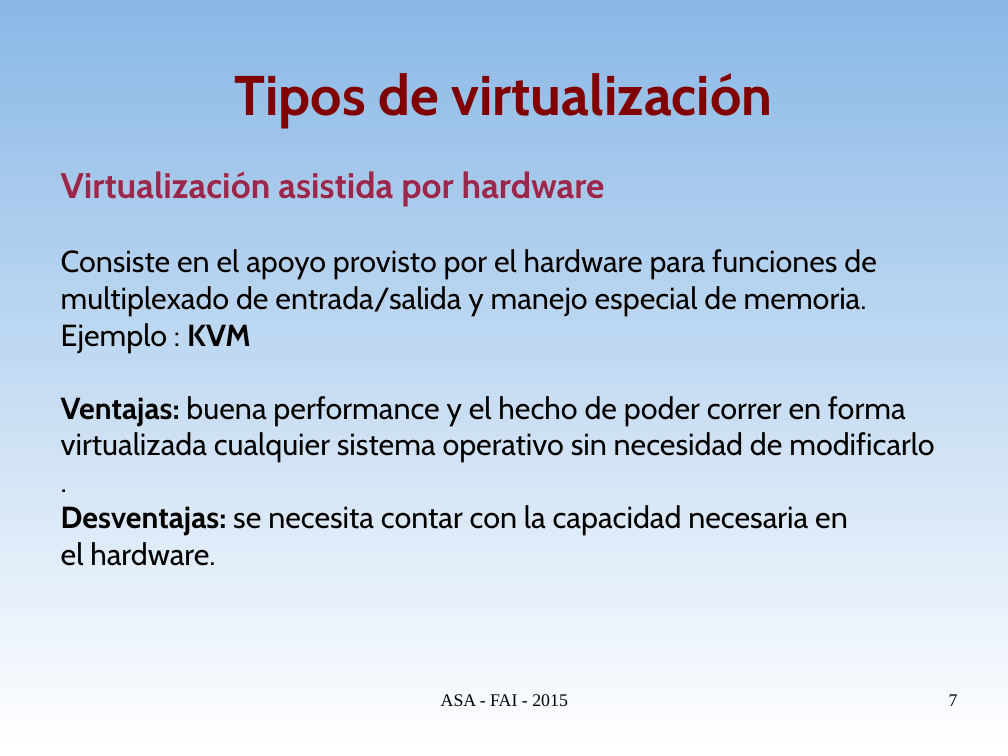
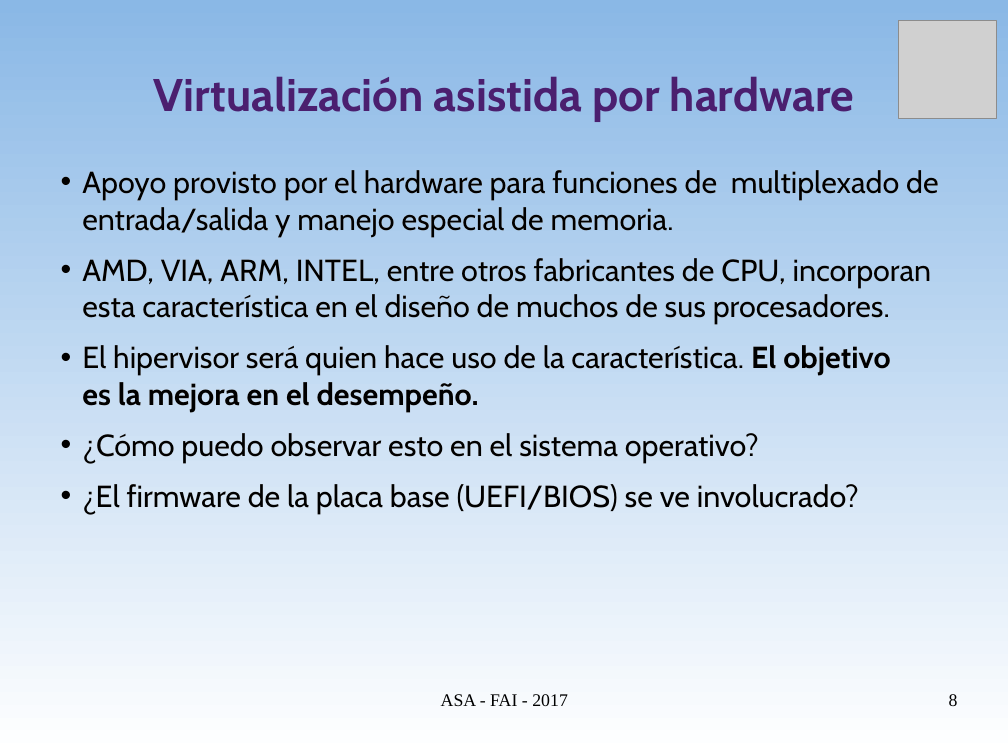
Before and after one commit to niniadcobre/asa, a slide deck: slide 8 of clases/ASA-virt.odp (slide 7 before the commit). Drawn at 1008x756 pixels with LibreOffice and Linux fonts; fonts in the diff are those of the drawing; grey boxes stand for pictures. Boxes give left, top, right and bottom in pixels: in the first picture for what was removed or moved away, otherwise in the second. Text is boxed around its words. In the diff, an @@ line names an element or a change of style, - is before the commit and + after.

Commit message:
Virtualización

```diff
--- a/clases/ASA-virt.odp
+++ b/clases/ASA-virt.odp
@@ picture added at [899,20,998,119] @@
@@ title at [154,76,854,122]: text changed; size 44 to 36 pt; text colour #800000 to #4B1F6F @@
-Tipos de virtualización
+Virtualización asistida por hardware
@@ text at [82,170,939,514]: text changed @@
-Virtualización asistida por hardware
-Consiste en el apoyo provisto por el hardware para funciones de
-multiplexado de entrada/salida y manejo especial de memoria.
-Ejemplo : KVM
-Ventajas: buena performance y el hecho de poder correr en forma
-virtualizada cualquier sistema operativo sin necesidad de modificarlo
-.
-Desventajas: se necesita contar con la capacidad necesaria en
-el hardware.
+• Apoyo provisto por el hardware para funciones de multiplexado de
+  entrada/salida y manejo especial de memoria.
+• AMD, VIA, ARM, INTEL, entre otros fabricantes de CPU, incorporan
+  esta característica en el diseño de muchos de sus procesadores.
+• El hipervisor será quien hace uso de la característica. El objetivo
+  es la mejora en el desempeño.
+• ¿Cómo puedo observar esto en el sistema operativo?
+• ¿El firmware de la placa base (UEFI/BIOS) se ve involucrado?
@@ text at [441,694,568,706]: text changed @@
-ASA - FAI - 2015
+ASA - FAI - 2017
@@ page number at [949,694,958,706]: text changed @@
-7
+8
```
Also in this commit, not shown: 26 other slides changed, 8 slides added.
